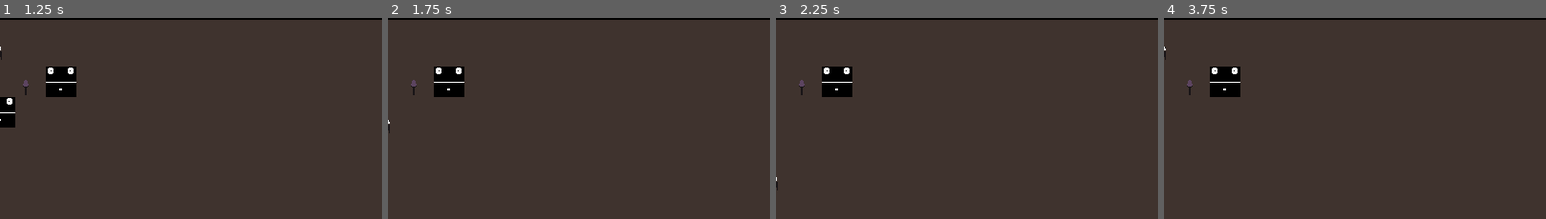
Above: before the commit, frames 1-4 (left to right).
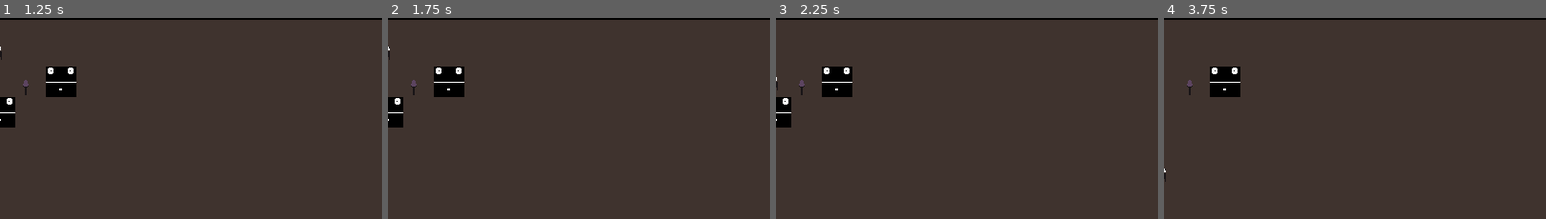
Above: after the commit, the same moments.

Repository: Academia-Team/Academia-Fall-of-the-Citadel
Game: Godot game, scene res://scene/gamescr.tscn
Two runs of this game, one before a commit and one after it. Both use one fixed random seed, a clock stepped at 60 frames per second and the inputs below.
Inputs:
- Up to frame 1 (1.25 s): tap Enter at 0.5 s; hold Right (move_right) from 0.53 s (still down); hold Ctrl (stay) from 0.53 s (still down); tap Space (action) at 0.6 s
- Up to frame 2 (1.75 s): tap Space (action) at 1.25, 1.55 s; release Right (move_right) at 1.28 s; release Ctrl (stay) at 1.28 s; hold Down (move_down) from 1.28 s (still down); tap Ctrl (stay) at 1.35 s
- Up to frame 3 (2.25 s): tap Enter at 2 s; release Down (move_down) at 2.03 s; hold Right (move_right) from 2.03 s (still down); hold Ctrl (stay) from 2.03 s (still down); tap Space (action) at 2.1 s
- Up to frame 4 (3.75 s): tap Space (action) at 2.75, 3.05, 3.6 s; release Right (move_right) at 2.78 s; release Ctrl (stay) at 2.78 s; hold Up (move_up) 2.78-3.53 s; tap Ctrl (stay) at 2.85 s; tap Enter at 3.5 s; hold Left (move_left) from 3.53 s (still down); hold Ctrl (stay) from 3.53 s (still down)
The pictures show only the part of the screen within x 0-50%, y 1-51%; the shares and areas given below are measured in that part.

Frame 1 is identical in both runs. In frame 2, 0.6% of the frame differs, in the area x 0-4%, y 14-58%; in frame 3, 0.7%, in the area x 0-4%, y 29-86%; in frame 4, less than 0.1%.

Commit message:
Make player movement more slow and choppy

Diff:
--- a/scene/player.gd
+++ b/scene/player.gd
@@ -1,11 +1,16 @@
 extends Area2D
 class_name player
 
+const queue = preload("res://class/queue.gd")
+
 var bounds = {"top": 0, "bottom": 0, "left": 0, "right": 0}
-var curOrient
+var cur_orient
+var future_dir
 var held_item
 var lives
 
+const MOVE_QUEUE_SZ = 256
+var move_queue
 
 enum DIRECTION {UP, DOWN, LEFT, RIGHT}
 enum ORIENTATION {NORTH, SOUTH, EAST, WEST}
@@ -18,22 +23,14 @@
 func get_class():
 	return "player"
 
-func set_dir(dir, delta):
-	var direction = Vector2.ZERO
+func set_dir(dir):
+	if $move_input_timer.is_stopped():
+		move_queue.queue(dir)
+		$move_input_timer.start()
 
-	match dir:
-		DIRECTION.UP:
-			direction.y = -32
-		DIRECTION.DOWN:
-			direction.y = 32
-		DIRECTION.LEFT:
-			direction.x = -32
-		DIRECTION.RIGHT:
-			direction.x = 32
-
-	position += direction.normalized() * SPEED * delta
-	position.x = clamp(position.x, bounds.left, bounds.right)
-	position.y = clamp(position.y, bounds.top, bounds.bottom)
+func pos_in_bounds(pos):
+	return pos.x >= bounds.left && pos.x <= bounds.right && \
+		pos.y >= bounds.top && pos.y <= bounds.bottom
 
 func set_orient(orient):
 	match orient:
@@ -45,20 +42,20 @@
 			$Sprite.set_texture(load("res://asset/Player_SIDE.png"))
 
 	$Sprite.flip_h = (orient == ORIENTATION.WEST)
-	curOrient = orient
+	cur_orient = orient
 
-func handle_action(delta):
+func handle_action():
 	if Input.is_action_pressed("move_right"):
-		if not Input.is_action_pressed("stay"): set_dir(DIRECTION.RIGHT, delta)
+		if not Input.is_action_pressed("stay"): set_dir(DIRECTION.RIGHT)
 		set_orient(ORIENTATION.EAST)
 	if Input.is_action_pressed("move_left"):
-		if not Input.is_action_pressed("stay"): set_dir(DIRECTION.LEFT, delta)
+		if not Input.is_action_pressed("stay"): set_dir(DIRECTION.LEFT)
 		set_orient(ORIENTATION.WEST)
 	if Input.is_action_pressed("move_up"):
-		if not Input.is_action_pressed("stay"): set_dir(DIRECTION.UP, delta)
+		if not Input.is_action_pressed("stay"): set_dir(DIRECTION.UP)
 		set_orient(ORIENTATION.NORTH)
 	if Input.is_action_pressed("move_down"):
-		if not Input.is_action_pressed("stay"): set_dir(DIRECTION.DOWN, delta)
+		if not Input.is_action_pressed("stay"): set_dir(DIRECTION.DOWN)
 		set_orient(ORIENTATION.SOUTH)
 	if Input.is_action_just_pressed("action"):
 		use_item()
@@ -68,19 +65,24 @@
 		emit_signal("used_item", held_item)
 		held_item = null
 
-func _process(delta):
+func _process(_delta):
 	if lives <= 0:
 		.hide()
 		call_deferred("free")
 	else:
-		handle_action(delta)
+		if not move_queue.empty() and $move_timer.is_stopped():
+			$move_timer.start()
+
+		handle_action()
 
 
 # Called when the node enters the scene tree for the first time.
 func _ready():
 	held_item = null
 	lives = 3
-	curOrient = ORIENTATION.SOUTH
+	cur_orient = ORIENTATION.SOUTH
+	move_queue = Queue.new(MOVE_QUEUE_SZ)
+
 	hide()
 
 func spawn(pos, topBound, bottomBound, leftBound, rightBound):
@@ -89,8 +91,10 @@
 	bounds.right = rightBound
 	bounds.top = topBound
 	bounds.bottom = bottomBound
+
 	assert(position.x >= bounds.left && position.x <= bounds.right)
 	assert(position.y >= bounds.top && position.y <= bounds.bottom)
+
 	show()
 
 
@@ -102,3 +106,24 @@
 			emit_signal("pick_up_item", held_item)
 	elif collisionCategory == 'enemy':
 		if (lives > 0): lives = lives - 1
+
+
+func _on_move_timer_timeout():
+	if not move_queue.empty():
+		var dir = move_queue.dequeue()
+		var future_pos = position
+
+		match dir:
+			DIRECTION.UP:
+				future_pos.y -= 32
+			DIRECTION.DOWN:
+				future_pos.y += 32
+			DIRECTION.LEFT:
+				future_pos.x -= 32
+			DIRECTION.RIGHT:
+				future_pos.x += 32
+
+		if pos_in_bounds(future_pos):
+			position = future_pos
+		else:
+			move_queue.clear()
--- a/scene/player.tscn
+++ b/scene/player.tscn
@@ -16,4 +16,13 @@
 [node name="Sprite" type="Sprite" parent="."]
 texture = ExtResource( 1 )
 
+[node name="move_timer" type="Timer" parent="."]
+wait_time = 0.5
+one_shot = true
+
+[node name="move_input_timer" type="Timer" parent="."]
+wait_time = 0.2
+one_shot = true
+
 [connection signal="area_entered" from="." to="." method="_on_player_area_entered"]
+[connection signal="timeout" from="move_timer" to="." method="_on_move_timer_timeout"]
